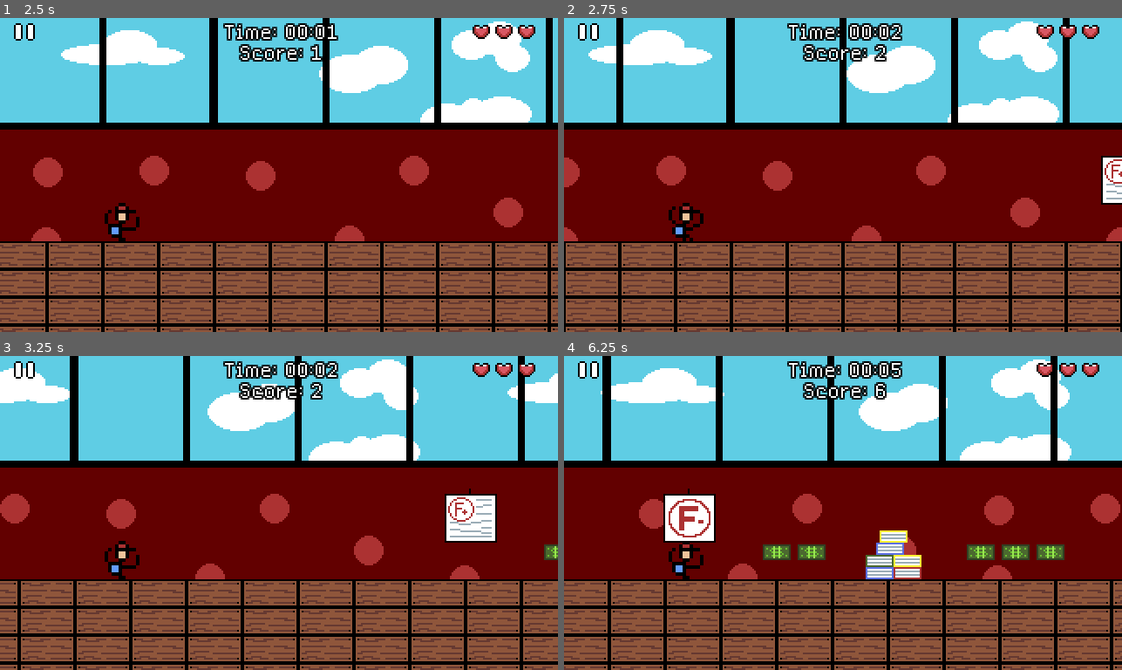
Above: before the commit, frames 1-4 (two rows, left to right).
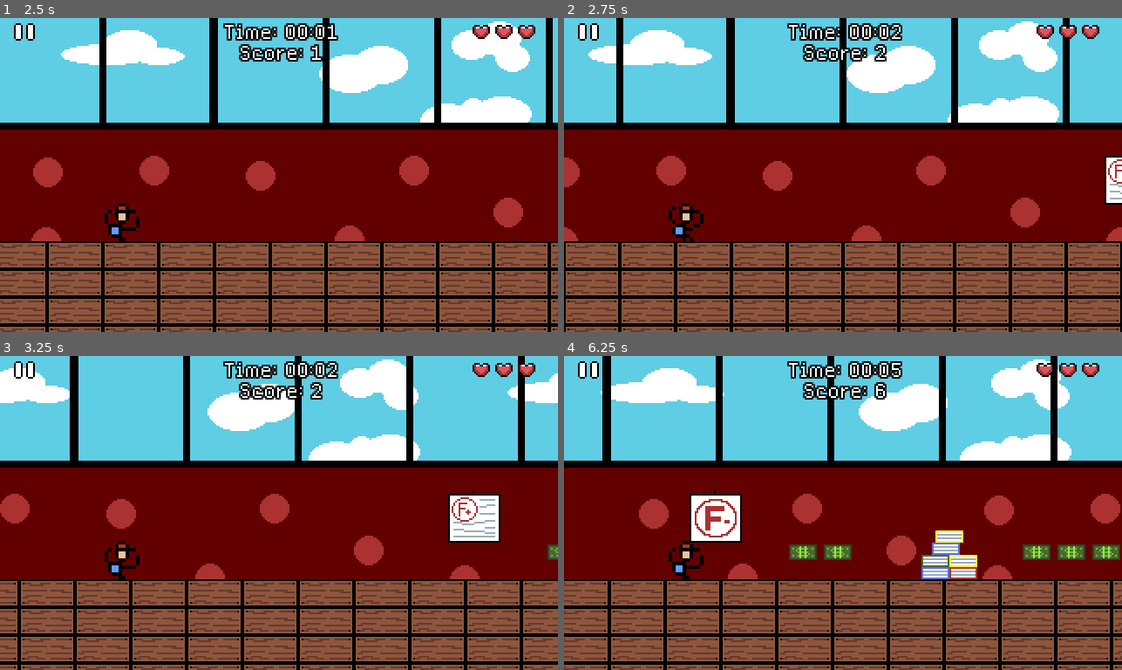
Above: after the commit, the same moments.

Repository: jmate03/Senior-Scramble
Game: Godot game, scene res://scenes/main_menu.tscn
Two runs of this game, one before a commit and one after it. Both use one fixed random seed, a clock stepped at 60 frames per second and the inputs below. Sound files missing from this copy of the repository are replaced by a short silence.
Inputs (mouse positions are in pixels of both pictures, inside the frame that each line leads up to):
- Up to frame 1 (2.5 s): click "Start Game!" at 0.5 s; move the mouse to (401, 159) at 1.27 s; hold Right (ui_right) from 1.28 s (still down); right-click (401, 159) at 1.35 s; click (401, 159) at 1.52 s; move the mouse to (167, 190) at 2.02 s; right-click (167, 190) at 2.1 s; click (167, 190) at 2.27 s
- Up to frame 2 (2.75 s): keep holding Right (ui_right)
- Up to frame 3 (3.25 s): move the mouse to (334, 443) at 2.77 s; release Right (ui_right) at 2.78 s; hold Left (ui_left) from 2.78 s (still down); right-click (334, 443) at 2.85 s
- Up to frame 4 (6.25 s): move the mouse to (815, 575) at 3.52 s; release Left (ui_left) at 3.53 s; hold Right (ui_right) 3.53-5.03 s; right-click (815, 575) at 3.6 s; click (815, 575) at 3.77 s; move the mouse to (1010, 560) at 4.27 s; right-click (1010, 560) at 4.35 s; click (1010, 560) at 4.52 s; move the mouse to (675, 465) at 5.02 s; hold Left (ui_left) 5.03-5.78 s; right-click (675, 465) at 5.1 s; click (675, 465) at 5.27 s; move the mouse to (870, 513) at 5.77 s; hold Right (ui_right) from 5.78 s (still down); right-click (870, 513) at 5.85 s

Frame 1 is identical in both runs. In frame 2, 0.3% of the frame differs, in the area x 96-100%, y 43-60%; in frame 3, 0.6%; in frame 4, 5.9%, in the area x 17-100%, y 42-72%.

Commit message:
minor difficulty adjustment

Diff:
--- a/scripts/obstacle_spawner.gd
+++ b/scripts/obstacle_spawner.gd
@@ -5,7 +5,7 @@
 
 @export var spawn_x_position := 350.0
 @export var ground_y_position := 128.5
-@export var min_spawn_interval := 0.8
+@export var min_spawn_interval := 1.0
 @export var max_spawn_interval := 2.0
 
 var time_until_next_spawn := 0.0
